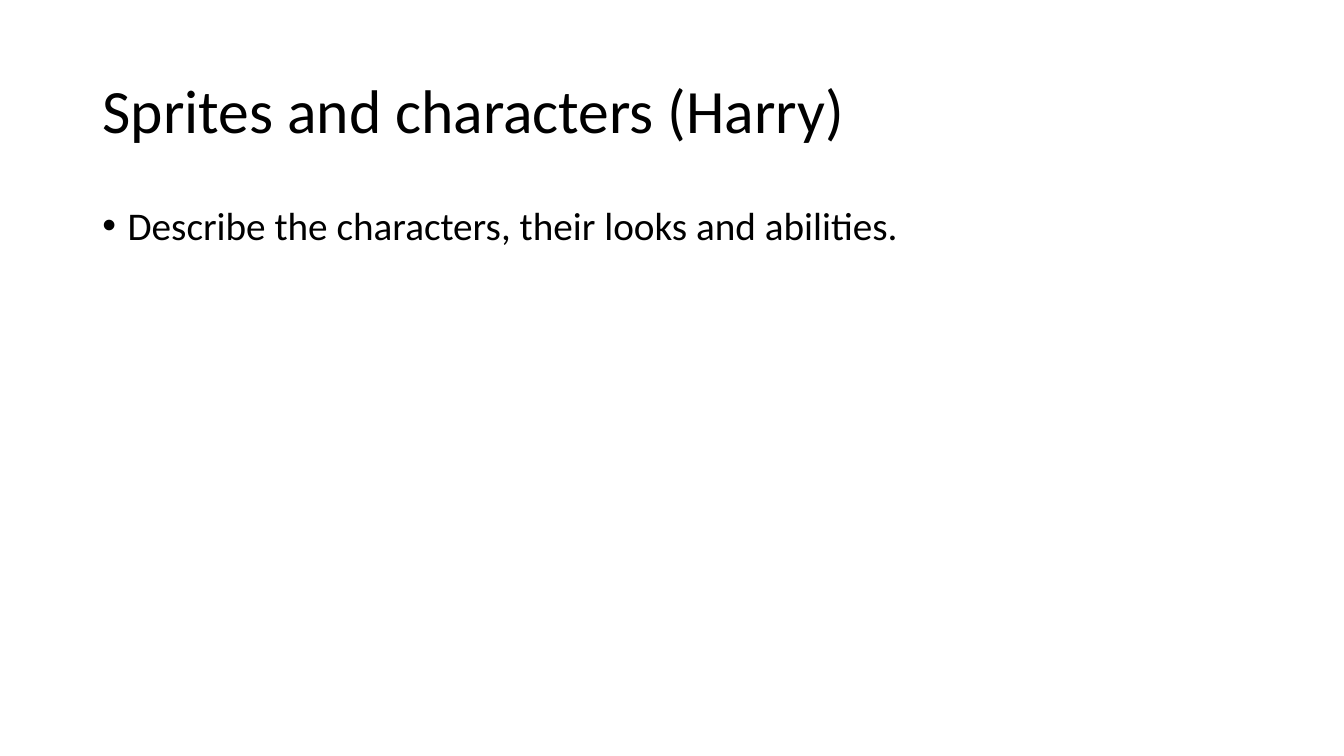
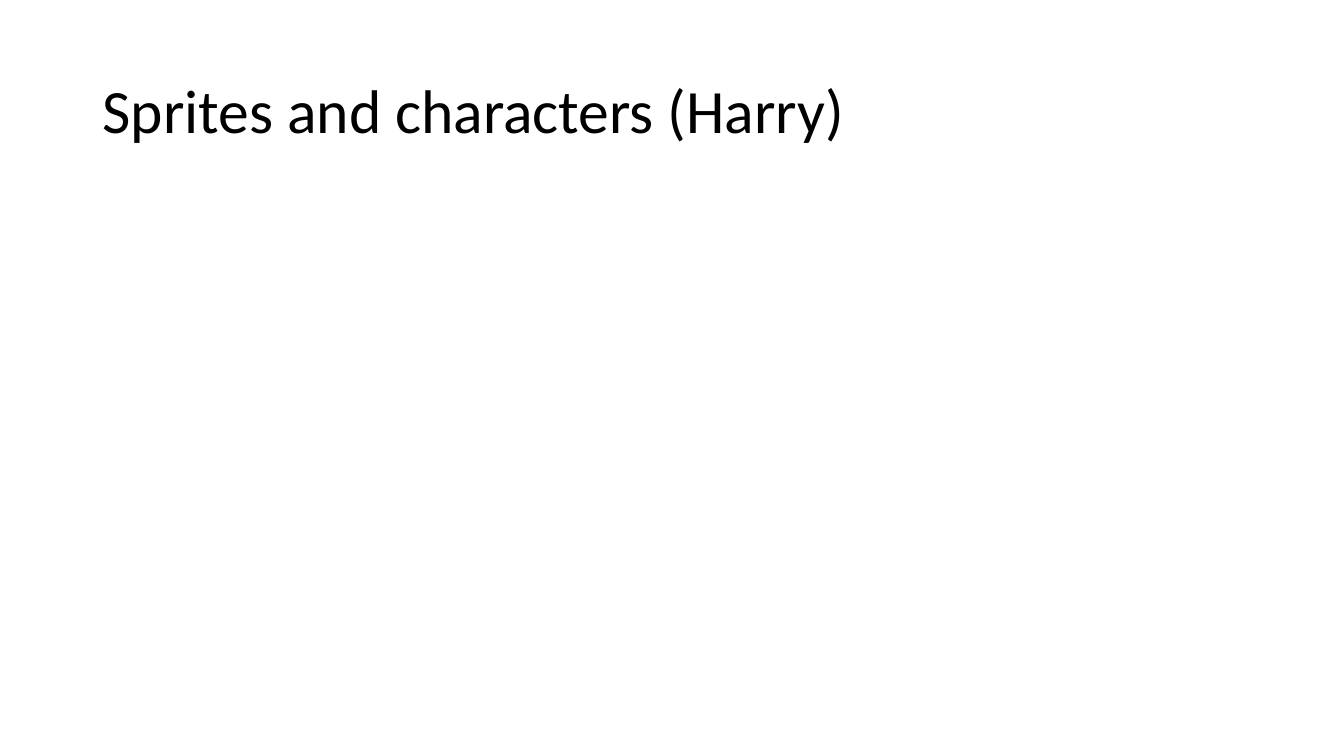
Before and after one commit to DannyStanley/TDEMO-, a slide deck: slide 7 of Video Presentation V2.pptx (slide 6 before the commit). Drawn at 1344x756 pixels with LibreOffice and Linux fonts; fonts in the diff are those of the drawing. Boxes give left, top, right and bottom in pixels: in the first picture for what was removed or moved away, otherwise in the second. Text is boxed around its words. In the diff, an @@ line names an element or a change of style, - is before the commit and + after.

```diff
--- a/Video Presentation V2.pptx
+++ b/Video Presentation V2.pptx
@@ text removed at <box>128,212,898,245</box> @@
-• Describe the characters, their looks and abilities.
```
Also in this commit, not shown: 7 other slides changed, 1 slide removed.
